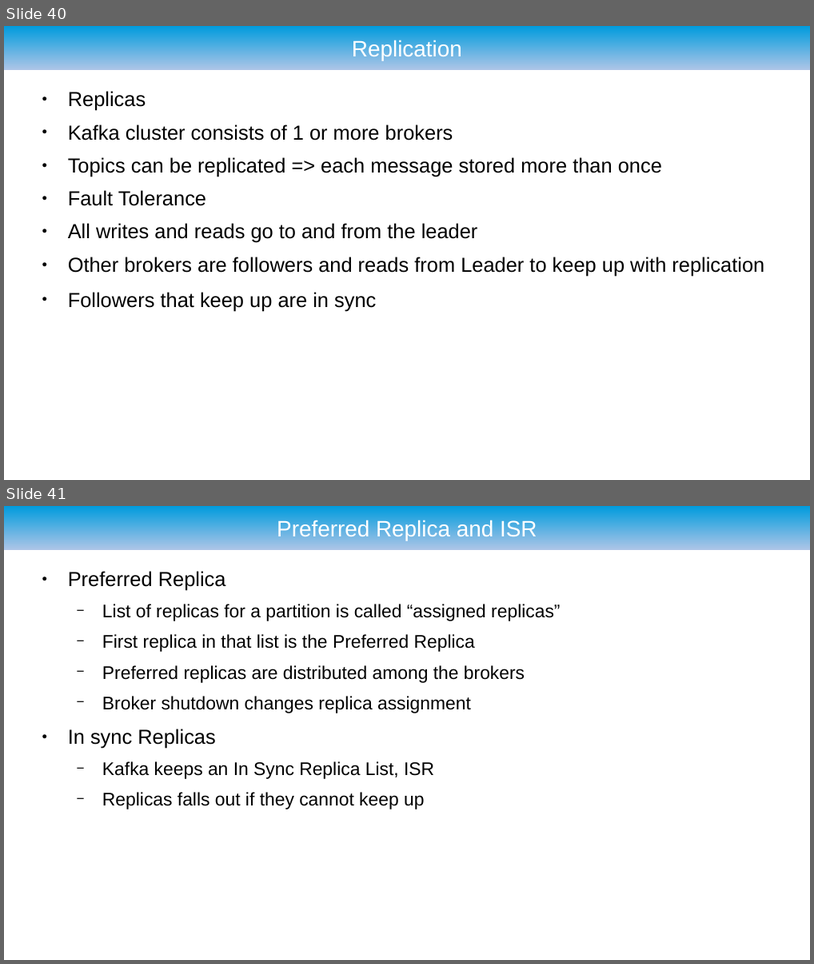
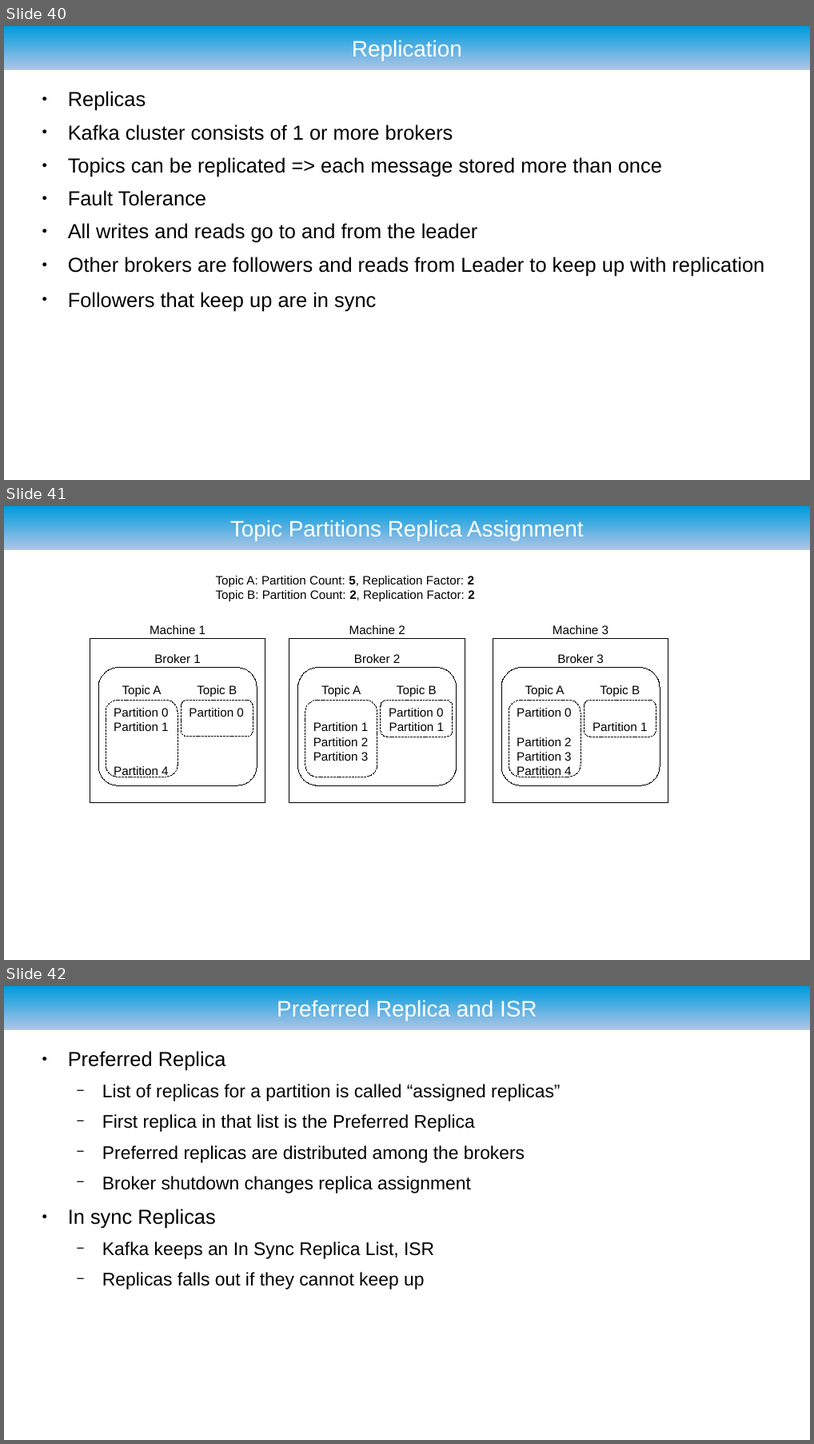
Before and after one commit to ryzlab/kafka-kompetensdag, a slide deck: doc/presentation-umejug.odp. Shown one above the other, each under a label of ours: slides 40 and 41 before the commit, slides 40, 41 and 42 after it. The pictures are 814x964 and 814x1444 pixels, drawn with LibreOffice and Linux fonts; fonts in the diff are those of the drawing; background and template pictures are left out. Boxes give left, top, right and bottom in pixels: in the first picture for what was removed or moved away, otherwise in the second. Text is boxed around its words. In the diff, an @@ line names an element or a change of style, - is before the commit and + after.

```diff
--- a/doc/presentation-umejug.odp
+++ b/doc/presentation-umejug.odp
@@ slide 41 added at <box>4,506,810,960</box>, background #FFFFFF; not listed: 1 template element that a slide beside it also shows @@
@@ title added at <box>230,519,584,540</box>, 22 pt, text #FFFFFF @@
+Topic Partitions Replica Assignment
@@ text added at <box>216,576,474,601</box>, 12 pt, text #000000 @@
+Topic A: Partition Count: 5, Replication Factor: 2
+Topic B: Partition Count: 2, Replication Factor: 2
@@ text added at <box>150,625,206,634</box>, 12 pt, text #000000 @@
+Machine 1
@@ text added at <box>350,625,405,634</box>, 12 pt, text #000000 @@
+Machine 2
@@ text added at <box>553,625,609,634</box>, 12 pt, text #000000 @@
+Machine 3
@@ rectangle added at <box>90,639,266,802</box>, outline #000000 0 pt @@
@@ rectangle added at <box>290,639,465,802</box>, outline #000000 0 pt @@
@@ rectangle added at <box>494,639,669,802</box>, outline #000000 0 pt @@
@@ rounded rectangle added at <box>98,667,257,785</box>, outline #000000 0 pt @@
@@ text added at <box>154,654,200,663</box>, 12 pt, text #000000 @@
+Broker 1
@@ rounded rectangle added at <box>298,668,457,785</box>, outline #000000 0 pt @@
@@ text added at <box>354,654,400,663</box>, 12 pt, text #000000 @@
+Broker 2
@@ rounded rectangle added at <box>502,668,660,785</box>, outline #000000 0 pt @@
@@ text added at <box>558,654,603,663</box>, 12 pt, text #000000 @@
+Broker 3
@@ text added at <box>122,685,161,696</box>, 12 pt, text #000000 @@
+Topic A
@@ text added at <box>197,685,237,696</box>, 12 pt, text #000000 @@
+Topic B
@@ text added at <box>322,685,361,696</box>, 12 pt, text #000000 @@
+Topic A
@@ text added at <box>526,685,564,696</box>, 12 pt, text #000000 @@
+Topic A
@@ text added at <box>600,685,640,696</box>, 12 pt, text #000000 @@
+Topic B
@@ freeform shape added at <box>106,700,178,776</box>, outline #000000 0 pt @@
@@ text added at <box>114,708,168,777</box>, 12 pt, text #000000 @@
+Partition 0
+Partition 1
+Partition 4
@@ rounded rectangle added at <box>181,700,253,736</box>, outline #000000 0 pt @@
@@ text added at <box>189,708,243,716</box>, 12 pt, text #000000 @@
+Partition 0
@@ freeform shape added at <box>306,700,377,776</box>, outline #000000 0 pt @@
@@ freeform shape added at <box>509,700,581,776</box>, outline #000000 0 pt @@
@@ text added at <box>517,708,571,777</box>, 12 pt, text #000000 @@
+Partition 0
+Partition 2
+Partition 3
+Partition 4
@@ rounded rectangle added at <box>584,700,656,736</box>, outline #000000 0 pt @@
@@ text added at <box>314,722,368,760</box>, 12 pt, text #000000 @@
+Partition 1
+Partition 2
+Partition 3
@@ group added at <box>381,685,453,736</box>: 3 texts, 1 rounded rectangle @@
+Topic B
+Partition 0
+Partition 1
@@ text added at <box>593,722,647,731</box>, 12 pt, text #000000 @@
+Partition 1
@@ what was slide 41 is now slide 42 @@
```
Also in this commit, not shown: 7 slides changed, 1 other slide added, 2 other files.
